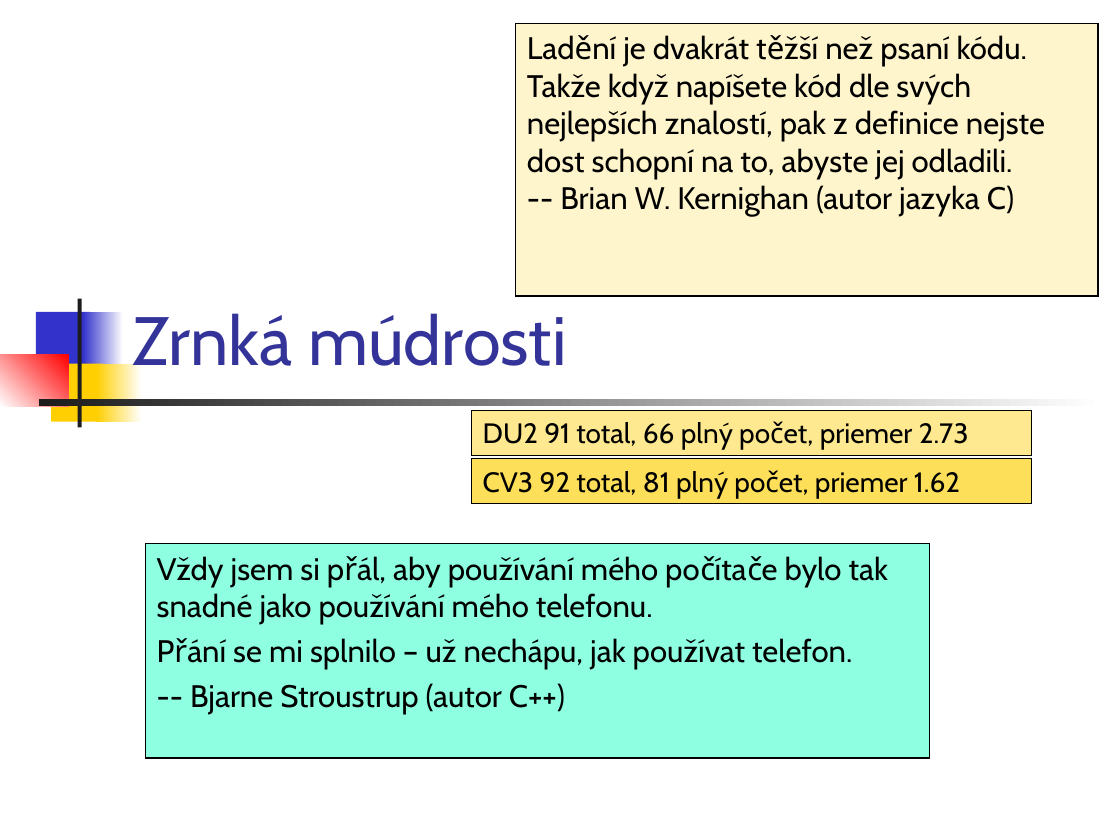
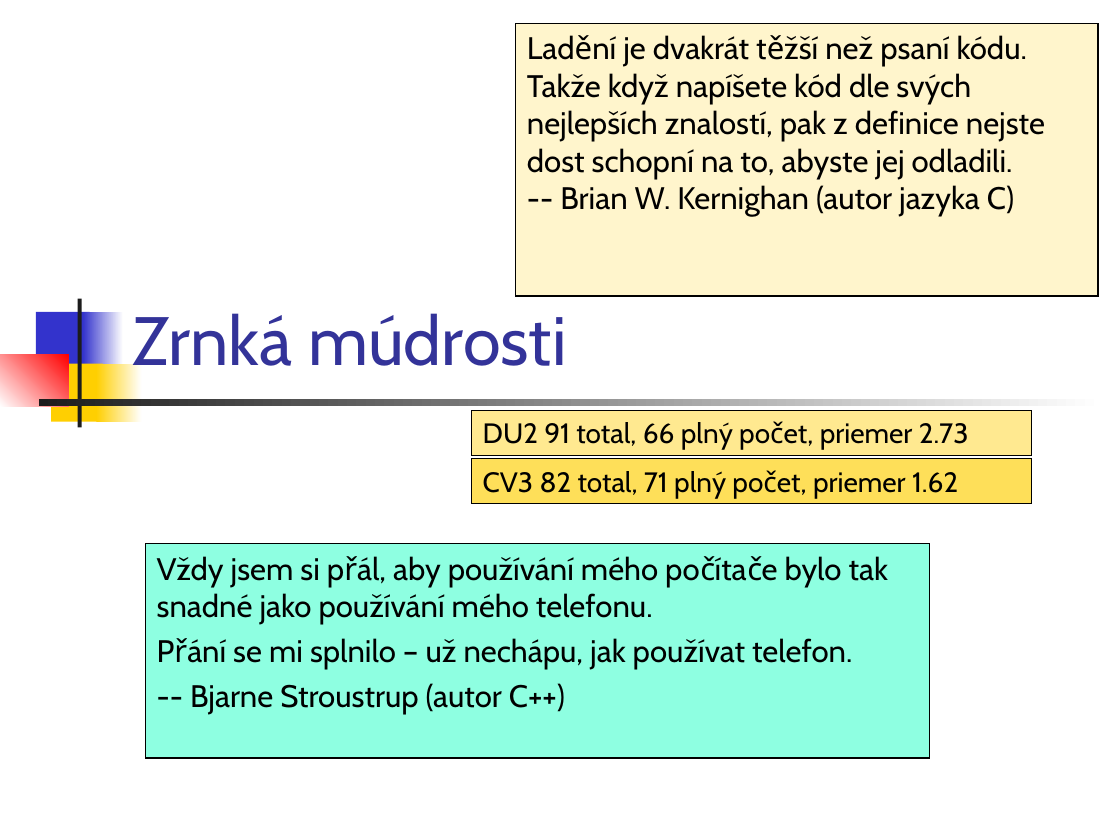
Before and after one commit to Programovanie4/Prednasky, a slide deck: slide 2 of 04/04_java.ppt. Drawn at 1120x840 pixels with LibreOffice and Linux fonts; fonts in the diff are those of the drawing. Boxes give left, top, right and bottom in pixels: in the first picture for what was removed or moved away, otherwise in the second. Text is boxed around its words. In the diff, an @@ line names an element or a change of style, - is before the commit and + after.

```diff
--- a/04/04_java.ppt
+++ b/04/04_java.ppt
@@ text in rectangle at (483,471,958,499): text changed @@
-CV3 92 total, 81 plný počet, priemer 1.62
+CV3 82 total, 71 plný počet, priemer 1.62
```
Also in this commit, not shown: 2 other slides changed, 1 slide added, 2 slides removed, 2 other files.
